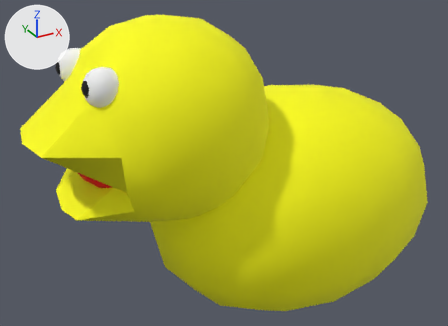
The glTF model media/models/pet-duck.glb: old version first, new version second.
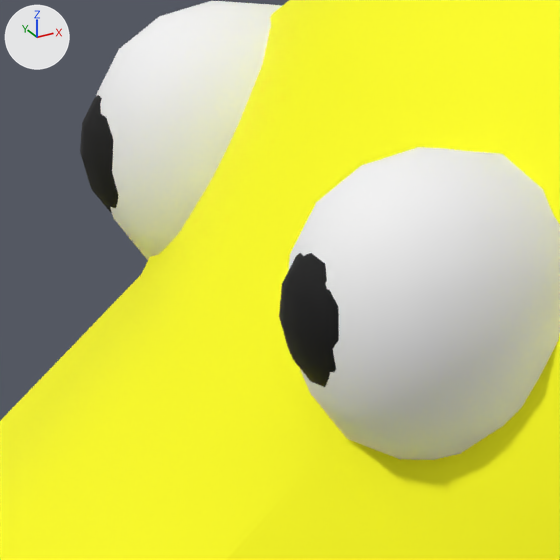
Each version appears first whole from a 50 mm lens placed at (-0.1977, -0.0394, 0.0777), pointed at (-0.1752, 0.0016, 0.0572), and next in a close-up on the part from 10% to 26% of the width and 15% to 37% of the height. Arrows for +X, +Y and +Z are at upper left; the lights stay in place. The older version's two pictures come first.
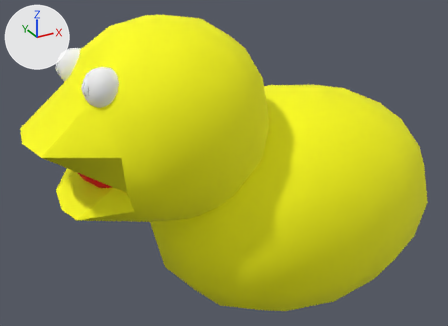
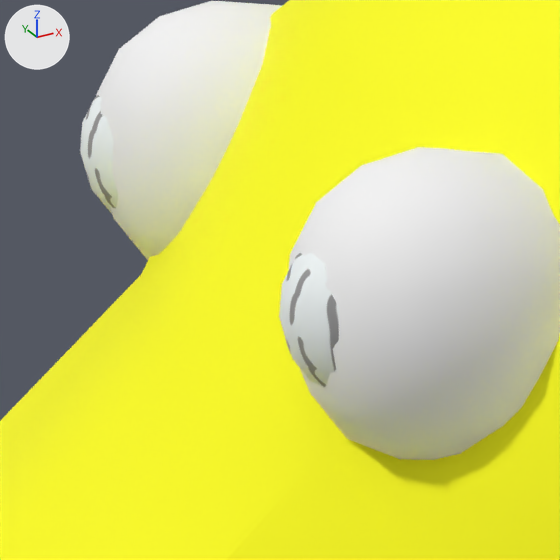
What differs and where, as boxes [x1, y1, x2, y2] in the close-ups (560 x 560 px):
'Mesh_0', surface changed
    both: [80, 92, 342, 389]

What the commit changed:
Picture 'Image_0' (img_image_0) is new.
In material 'blue carpet 4' (mat_blue_carpet_4), base_color is no longer (0.0, 0.0, 0.0), black #000000.
In material 'blue carpet 4' (mat_blue_carpet_4), texture is now set to img_image_0.
